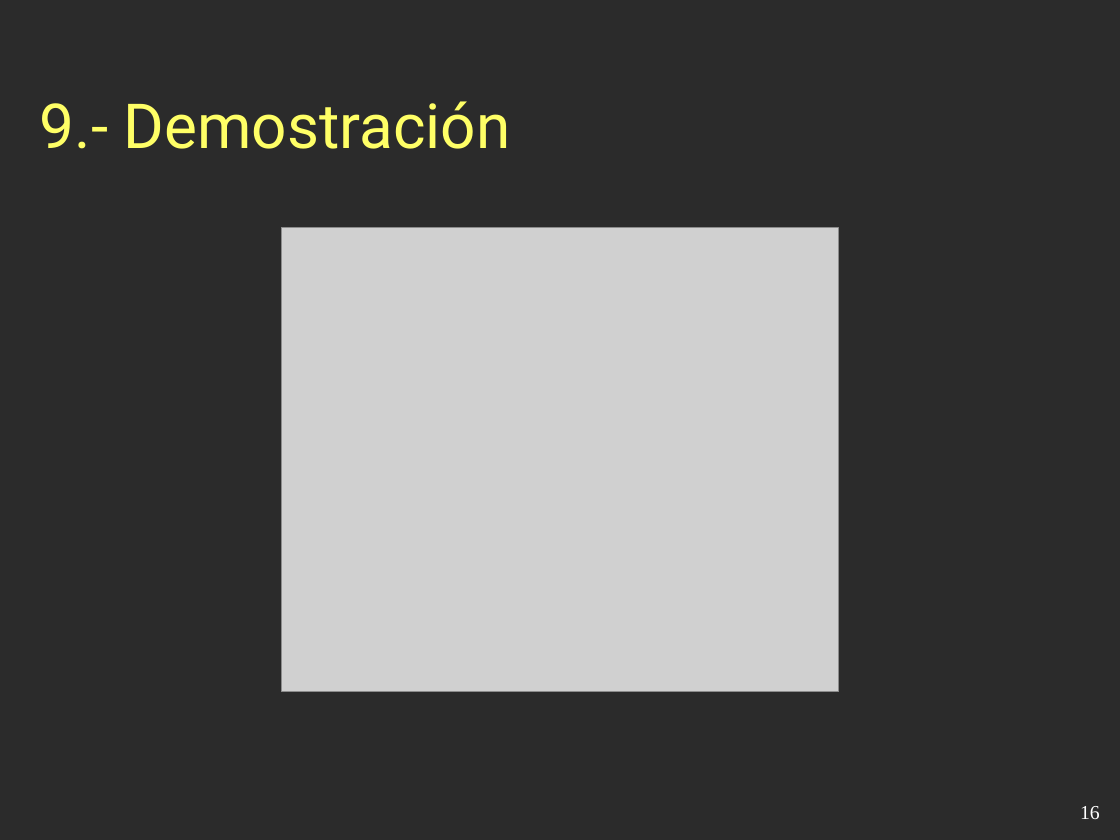
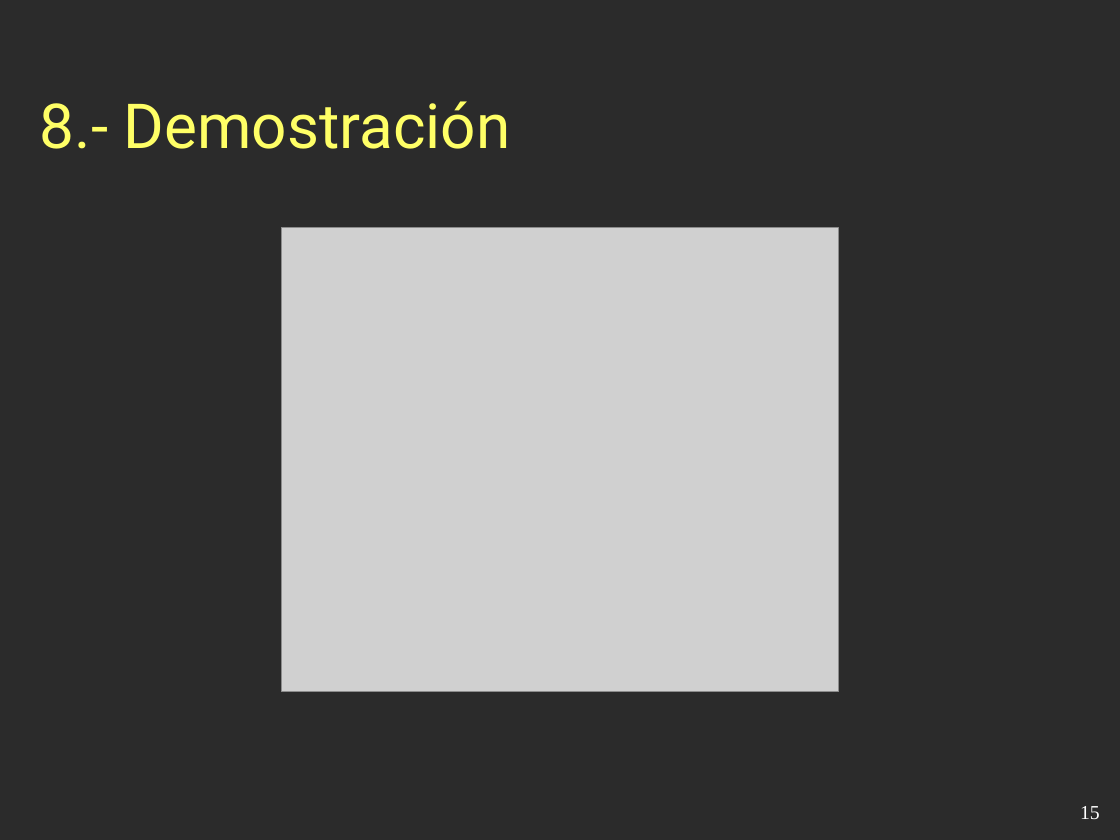
Before and after one commit to esbaixauli/proyecto-ii-ubu, a slide deck: slide 15 of trunk/Documentación/Presentación.odp (slide 16 before the commit). Drawn at 1120x840 pixels with LibreOffice and Linux fonts; fonts in the diff are those of the drawing; grey boxes stand for pictures; background and template pictures are left out; a plain dark background stands for a picture behind light text. Boxes give left, top, right and bottom in pixels: in the first picture for what was removed or moved away, otherwise in the second. Text is boxed around its words. In the diff, an @@ line names an element or a change of style, - is before the commit and + after.

```diff
--- a/trunk/Documentación/Presentación.odp
+++ b/trunk/Documentación/Presentación.odp
@@ title at (40, 101, 511, 149): text changed @@
-9.- Demostración
+8.- Demostración
@@ page number at (1080, 806, 1100, 819): text changed @@
-16
+15
```
Also in this commit, not shown: 13 other slides changed, 1 slide removed.
